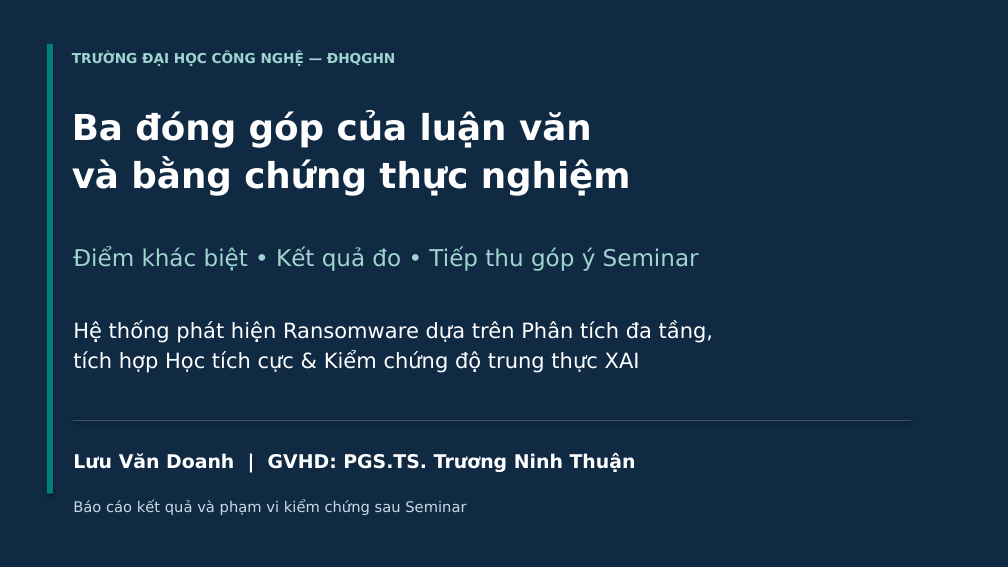
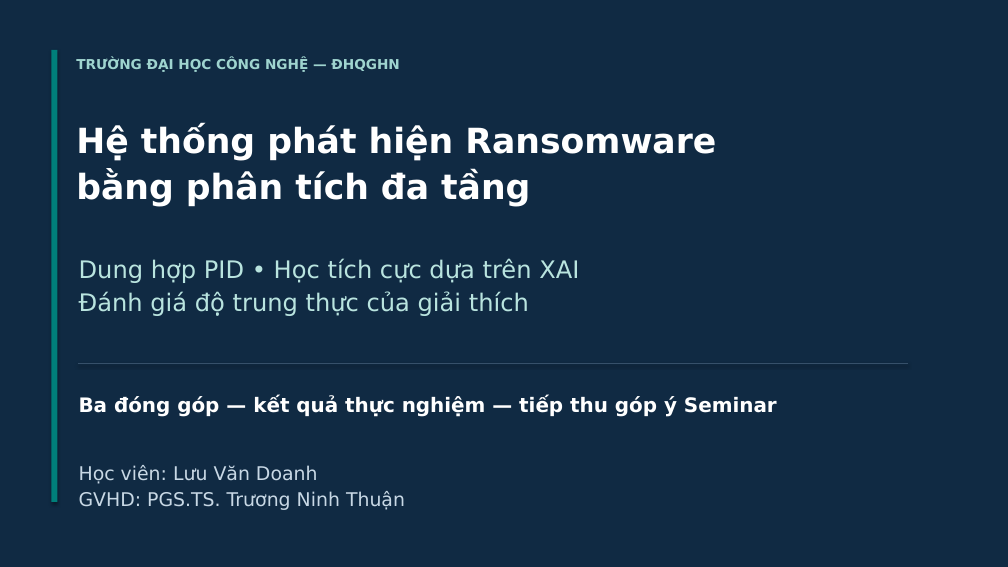
Before and after one commit to doanhjut/thesis2026, a slide deck: slide 1 of docs/presentations/Dong_gop_va_bang_chung_thuc_nghiem_GVHD.pptx. Drawn at 1008x567 pixels with LibreOffice and Linux fonts; fonts in the diff are those of the drawing. Boxes give left, top, right and bottom in pixels: in the first picture for what was removed or moved away, otherwise in the second. Text is boxed around its words. In the diff, an @@ line names an element or a change of style, - is before the commit and + after.

```diff
--- a/docs/presentations/Dong_gop_va_bang_chung_thuc_nghiem_GVHD.pptx
+++ b/docs/presentations/Dong_gop_va_bang_chung_thuc_nghiem_GVHD.pptx
@@ rectangle: place and size @@
-rectangle at [47,44,53,494]
+rectangle at [51,50,57,502]
@@ text "TRƯỜNG ĐẠI HỌC CÔNG NGHỆ ...": place and size @@
-text "TRƯỜNG ĐẠI HỌC CÔNG NGHỆ ..." at [72,52,395,66]
+text "TRƯỜNG ĐẠI HỌC CÔNG NGHỆ ..." at [76,58,399,72]
@@ text at [76,125,716,207]: text changed; size 34 to 33 pt @@
-Ba đóng góp của luận văn
-và bằng chứng thực nghiệm
+Hệ thống phát hiện Ransomware
+bằng phân tích đa tầng
@@ text at [79,258,579,316]: text changed; size 22 to 23 pt; text colour #9FD4CF to #B9E4DF @@
-Điểm khác biệt • Kết quả đo • Tiếp thu góp ý Seminar
+Dung hợp PID • Học tích cực dựa trên XAI
+Đánh giá độ trung thực của giải thích
@@ text removed at [73,321,713,373] @@
-Hệ thống phát hiện Ransomware dựa trên Phân tích đa tầng,
-tích hợp Học tích cực & Kiểm chứng độ trung thực XAI
@@ line moved from (73, 420) - (911, 420) to (78, 364) - (908, 364) @@
@@ text added at [79,396,777,417], 19 pt, text #FFFFFF, bold @@
+Ba đóng góp — kết quả thực nghiệm — tiếp thu góp ý Seminar
@@ text at [79,465,405,510]: text changed; text colour #FFFFFF to #C8D8E5; bold off @@
-Lưu Văn Doanh | GVHD: PGS.TS. Trương Ninh Thuận
+Học viên: Lưu Văn Doanh
+GVHD: PGS.TS. Trương Ninh Thuận
@@ text removed at [73,500,466,515] @@
-Báo cáo kết quả và phạm vi kiểm chứng sau Seminar
```
Also in this commit, not shown: 3 other slides changed, 5 slides added, 13 slides removed, 6 other files.
